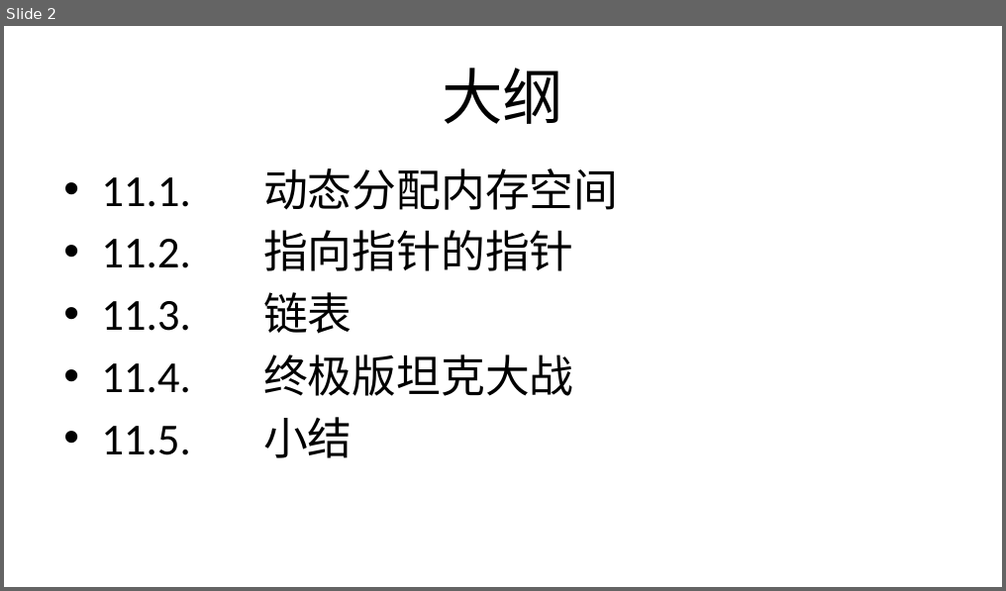
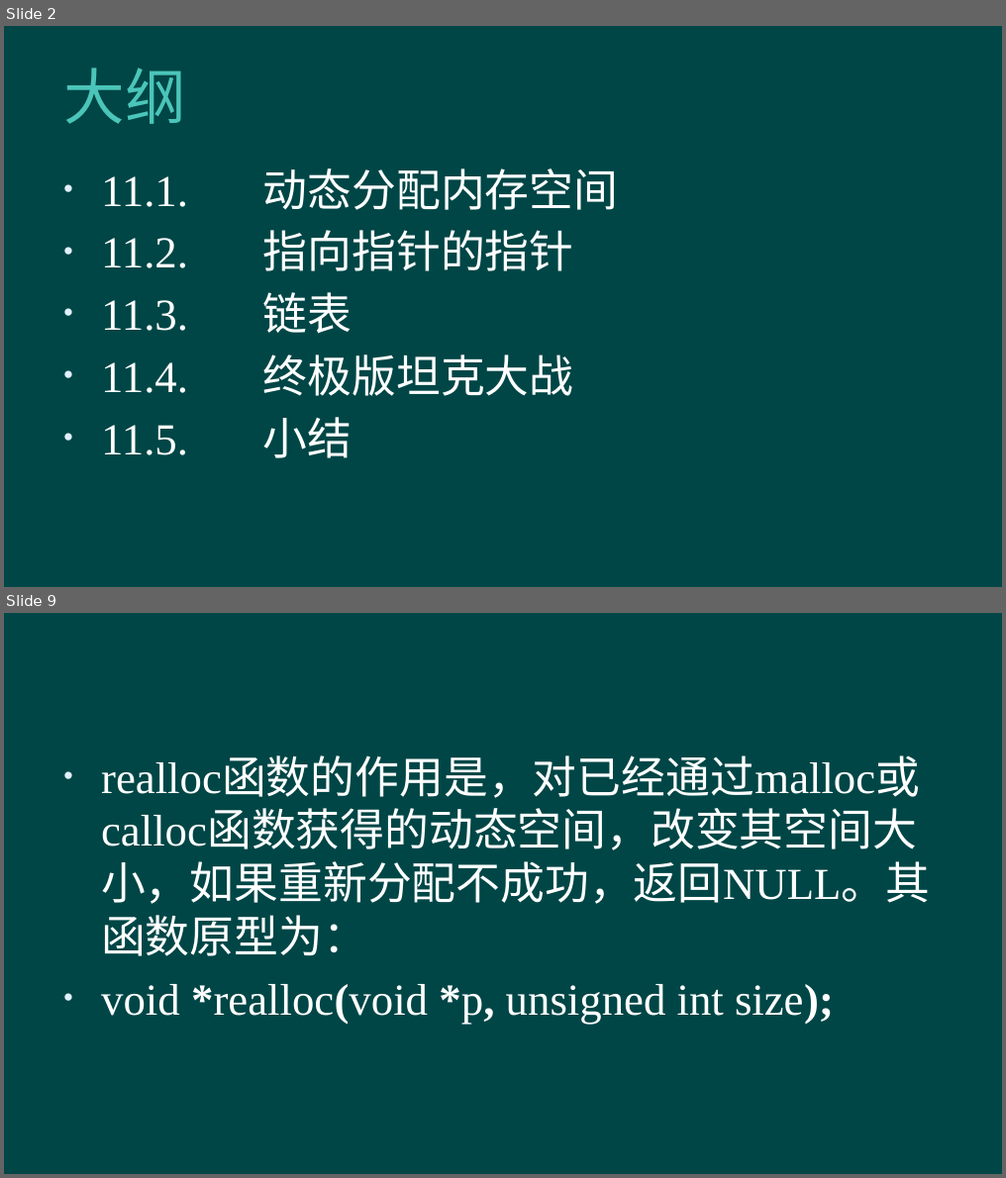
Before and after one commit to hanhonglei/Course_BasicGameProgramming, a slide deck: 第11章 指针的高级应用/第11章 指针的高级应用.pptx. Shown one above the other, each under a label of ours: slide 2 before the commit, slides 2 and 9 after it; the slides between them are not shown. The pictures are 1006x591 and 1006x1178 pixels, drawn with LibreOffice and Linux fonts; fonts in the diff are those of the drawing; background and template pictures are left out. Boxes give left, top, right and bottom in pixels: in the first picture for what was removed or moved away, otherwise in the second. Text is boxed around its words. In the diff, an @@ line names an element or a change of style, - is before the commit and + after.

```diff
--- a/第11章 指针的高级应用/第11章 指针的高级应用.pptx
+++ b/第11章 指针的高级应用/第11章 指针的高级应用.pptx
@@ slide 9 added at box(4, 613, 1002, 1174), background #004646 @@
@@ text added at box(101, 759, 930, 1024), 32 pt, text #FFFFFF @@
+• realloc函数的作用是，对已经通过malloc或calloc函数获得的动态空间，改变其空间大小，如果重新分配不成功，返回NULL。其函数原型为：
+• void *realloc(void *p, unsigned int size);
@@ slide 2 changed as well @@
@@ background #FFFFFF to #004646 @@
@@ title "大纲" at box(63, 68, 186, 124): font Calibri to Arial, text colour #000000 to #4BC5B9, letter spacing 0 to 0.5 pt; alignment centre to left @@
@@ text "11.1. 动态分配内存空间" at box(101, 169, 619, 459): font Calibri to Times New Roman, text colour #000000 to #FFFFFF @@
```
Also in this commit, not shown: 1 other slide changed, 31 other slides added.
